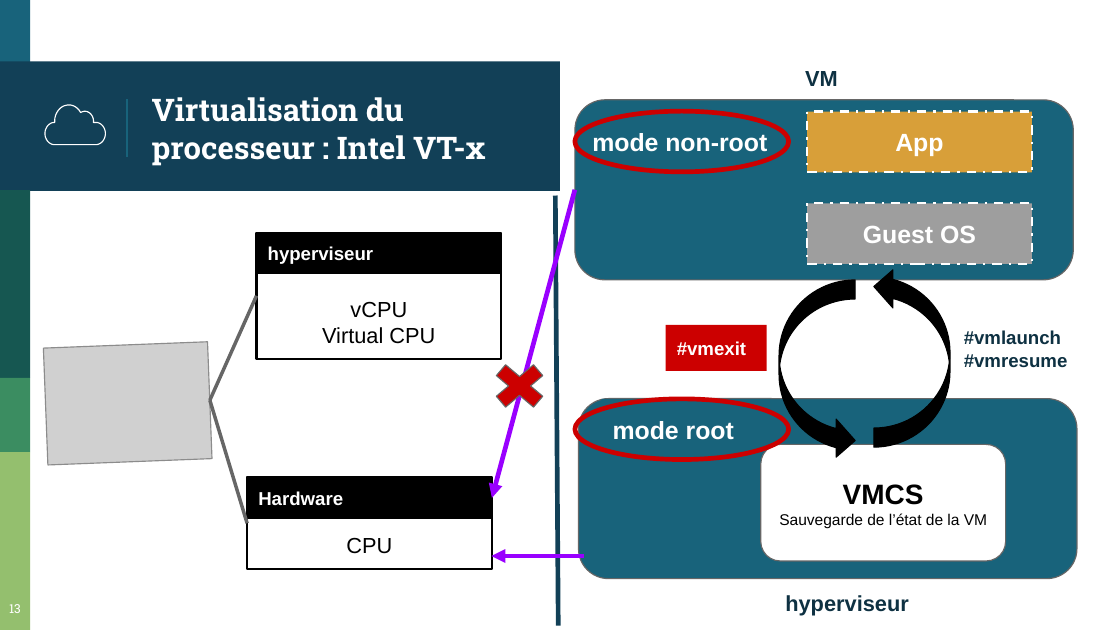
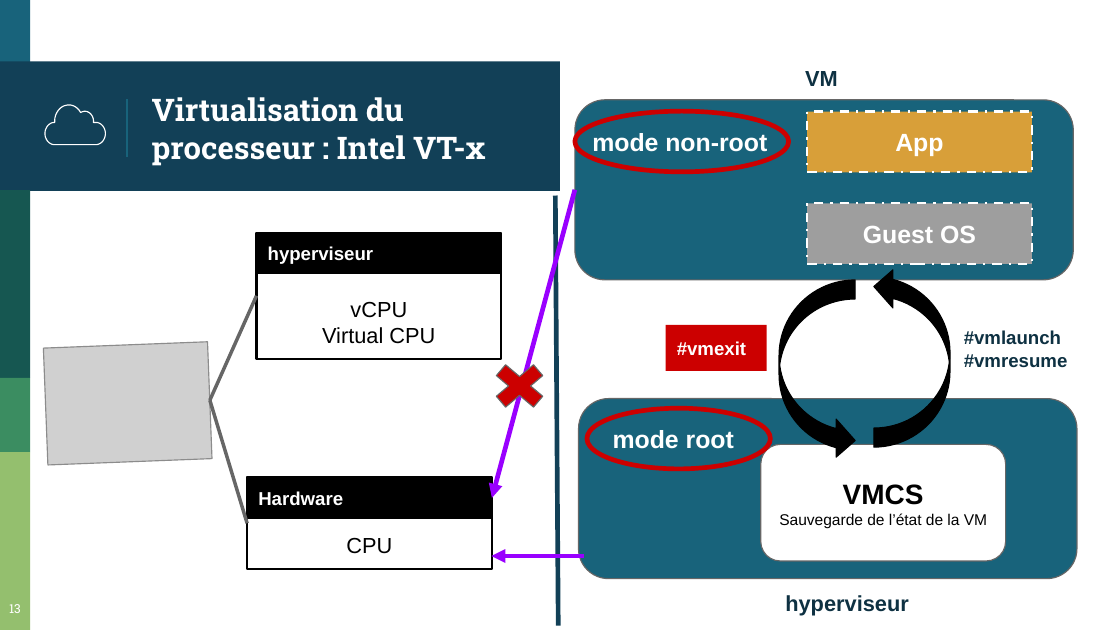
Before and after one commit to bstellaceleste/MII, a slide deck: slide 13 of prez/prez1.pptx. Drawn at 1120x630 pixels with LibreOffice and Linux fonts; fonts in the diff are those of the drawing; grey boxes stand for pictures. Boxes give left, top, right and bottom in pixels: in the first picture for what was removed or moved away, otherwise in the second. Text is boxed around its words. In the diff, an @@ line names an element or a change of style, - is before the commit and + after.

```diff
--- a/prez/prez1.pptx
+++ b/prez/prez1.pptx
@@ ellipse: place and size @@
-ellipse at box(575, 399, 788, 459)
+ellipse at box(587, 409, 771, 469)
@@ rectangle "mode root": place and size @@
-rectangle "mode root" at box(601, 399, 771, 459)
+rectangle "mode root" at box(601, 409, 771, 469)
```
Also in this commit, not shown: 7 other slides changed, 18 slides added, 9 slides removed, 26 other files.
